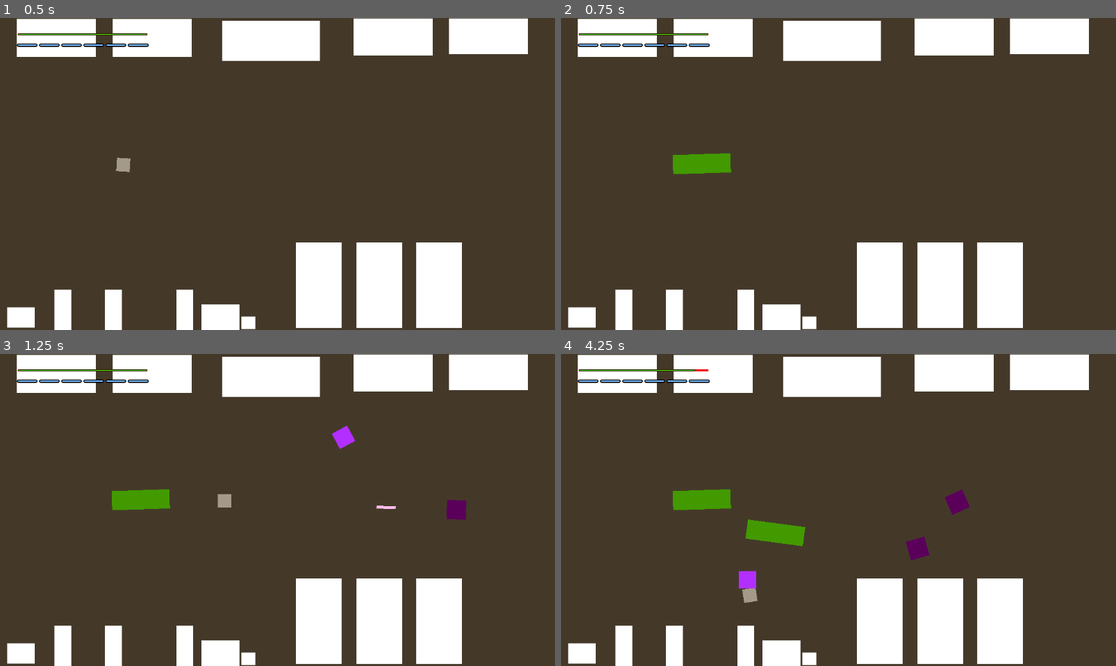
Above: before the commit, frames 1-4 (two rows, left to right).
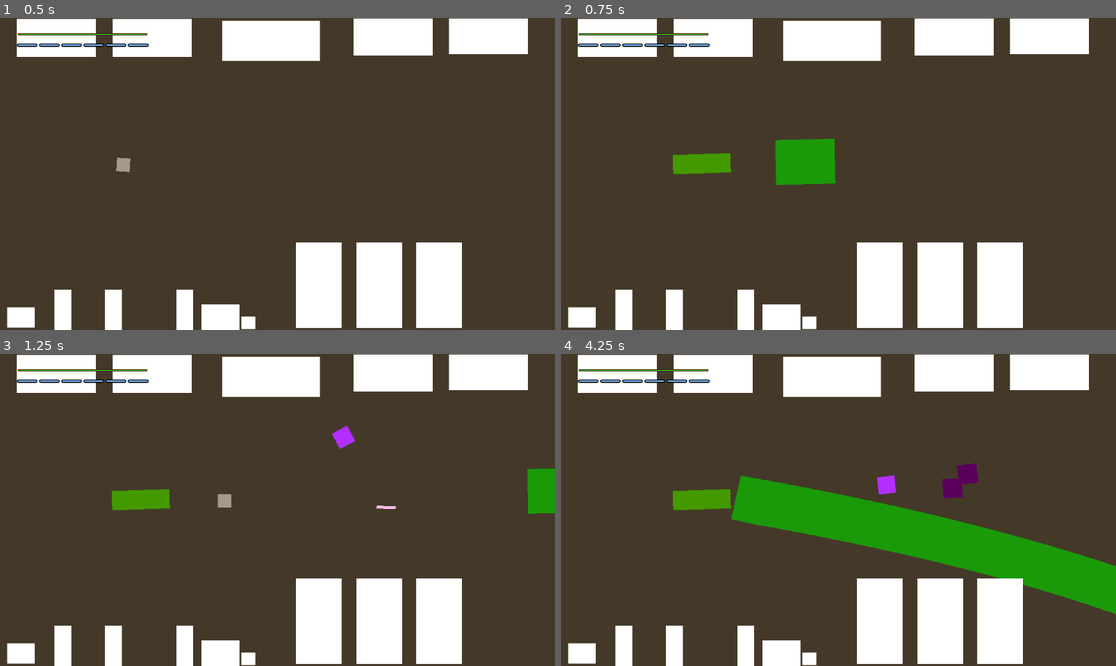
Above: after the commit, the same moments.

Repository: bwang-sketch/12-DT
Game: Godot game, scene res://scenes/node_2d.tscn
The game is run twice, just before and just after one commit, with the same random seed, the same clock (stepped at 60 frames per second) and the same inputs.
Inputs (mouse positions are in pixels of both pictures, inside the frame that each line leads up to):
- Up to frame 1 (0.5 s): no input
- Up to frame 2 (0.75 s): tap Enter (ui_accept) at 0.5 s; move the mouse to (960, 158) at 0.52 s; hold Right (ui_right) from 0.53 s (still down); hold Enter (ui_accept) from 0.53 s (still down)
- Up to frame 3 (1.25 s): keep holding Right (ui_right); keep holding Enter (ui_accept)
- Up to frame 4 (4.25 s): move the mouse to (727, 525) at 1.27 s; release Right (ui_right) at 1.28 s; release Enter (ui_accept) at 1.28 s; hold Down (ui_down) 1.28-2.03 s; tap Enter (ui_accept) at 1.35, 1.52, 1.82, 2.85, 3.02, 3.32 s; move the mouse to (894, 441) at 2.02 s; hold Right (ui_right) 2.03-2.78 s; hold Enter (ui_accept) 2.03-2.78 s; move the mouse to (810, 572) at 2.77 s; hold Up (ui_up) 2.78-3.53 s; move the mouse to (1005, 556) at 3.52 s; hold Left (ui_left) from 3.53 s (still down); hold Enter (ui_accept) from 3.53 s (still down)

Frame 1 is identical in both runs. In frame 2, 1.6% of the frame differs, in the area x 38-50%, y 38-54%; in frame 3, 0.9%; in frame 4, 12%, in the area x 24-100%, y 4-84%.
Error before the commit: Invalid assignment of property or key 'max_value' with value of type 'int' on a base object of type 'Nil'. (res://scripts/player.gd:20)

Commit message:
projectile slash (developmet)

Diff:
--- a/12dt-game/project.godot
+++ b/12dt-game/project.godot
@@ -17,6 +17,14 @@
 
 [input]
 
+ui_accept={
+"deadzone": 0.5,
+"events": [Object(InputEventKey,"resource_local_to_scene":false,"resource_name":"","device":0,"window_id":0,"alt_pressed":false,"shift_pressed":false,"ctrl_pressed":false,"meta_pressed":false,"pressed":false,"keycode":4194309,"physical_keycode":0,"key_label":0,"unicode":0,"location":0,"echo":false,"script":null)
+, Object(InputEventKey,"resource_local_to_scene":false,"resource_name":"","device":0,"window_id":0,"alt_pressed":false,"shift_pressed":false,"ctrl_pressed":false,"meta_pressed":false,"pressed":false,"keycode":4194310,"physical_keycode":0,"key_label":0,"unicode":0,"location":0,"echo":false,"script":null)
+, Object(InputEventKey,"resource_local_to_scene":false,"resource_name":"","device":0,"window_id":0,"alt_pressed":false,"shift_pressed":false,"ctrl_pressed":false,"meta_pressed":false,"pressed":false,"keycode":32,"physical_keycode":0,"key_label":0,"unicode":32,"location":0,"echo":false,"script":null)
+, Object(InputEventKey,"resource_local_to_scene":false,"resource_name":"","device":-1,"window_id":0,"alt_pressed":false,"shift_pressed":false,"ctrl_pressed":false,"meta_pressed":false,"pressed":false,"keycode":0,"physical_keycode":82,"key_label":0,"unicode":114,"location":0,"echo":false,"script":null)
+]
+}
 ui_left={
 "deadzone": 0.5,
 "events": [Object(InputEventKey,"resource_local_to_scene":false,"resource_name":"","device":0,"window_id":0,"alt_presse …(194 unchanged characters)…
--- a/12dt-game/scenes/player.tscn
+++ b/12dt-game/scenes/player.tscn
@@ -2,14 +2,17 @@
 
 [ext_resource type="Script" uid="uid://bgtvgj3cgu5gg" path="res://scripts/player.gd" id="1_4flbx"]
 [ext_resource type="PackedScene" uid="uid://bol5vei628r17" path="res://scenes/melee_atk.tscn" id="2_g2els"]
+[ext_resource type="PackedScene" uid="uid://1sfla51u5haj" path="res://scenes/projectile_slash.tscn" id="3_qhqgy"]
 
 [sub_resource type="CircleShape2D" id="CircleShape2D_sh265"]
 radius = 14.035668
 
-[node name="CharacterBody2D" type="CharacterBody2D" unique_id=1052891024 node_paths=PackedStringArray("melee_atk_spawn", "pivot", "timer") groups=["player"]]
+[node name="CharacterBody2D" type="CharacterBody2D" unique_id=1052891024 node_paths=PackedStringArray("melee_atk_spawn", "projectile_slash_spawn", "pivot", "timer") groups=["player"]]
 script = ExtResource("1_4flbx")
 melee_atk_scene = ExtResource("2_g2els")
 melee_atk_spawn = NodePath("Node2D/Marker2D")
+projectile_slash_scene = ExtResource("3_qhqgy")
+projectile_slash_spawn = NodePath("Node2D/Marker2D")
 pivot = NodePath("Node2D")
 timer = NodePath("Timer")
 
--- /dev/null
+++ b/12dt-game/scenes/projectile_slash.tscn
@@ -0,0 +1,21 @@
+[gd_scene format=3 uid="uid://1sfla51u5haj"]
+
+[ext_resource type="Script" uid="uid://v3kdeuhiprt7" path="res://scripts/projectile_slash.gd" id="1_qqpdh"]
+
+[sub_resource type="CircleShape2D" id="CircleShape2D_s5q30"]
+radius = 51.009804
+
+[node name="Area2D" type="Area2D" unique_id=848542174]
+script = ExtResource("1_qqpdh")
+
+[node name="CollisionShape2D" type="CollisionShape2D" parent="." unique_id=624507681]
+shape = SubResource("CircleShape2D_s5q30")
+
+[node name="ColorRect" type="ColorRect" parent="." unique_id=1230676073]
+offset_left = -32.0
+offset_top = -47.0
+offset_right = 31.0
+offset_bottom = 46.0
+color = Color(0, 1, 0.06666667, 1)
+
+[connection signal="body_entered" from="." to="." method="_on_body_entered"]
--- a/12dt-game/scripts/player.gd
+++ b/12dt-game/scripts/player.gd
@@ -2,6 +2,7 @@
 
 var speed: float = 300.0
 var can_attack: bool = true
+var can_slash: bool = true
 var health: int = 10
 var energy: int = 10
 
@@ -9,6 +10,8 @@
 @export var energy_ui: ProgressBar
 @export var melee_atk_scene: PackedScene
 @export var melee_atk_spawn: Marker2D
+@export var projectile_slash_scene: PackedScene
+@export var projectile_slash_spawn: Marker2D
 @export var pivot: Node2D
 @export var timer: Timer
 
@@ -17,8 +20,6 @@
 	health_ui.max_value = health
 	health_ui.value = health
 
-	energy_ui.max_value = energy
-	energy_ui.value = energy
 
 # Called every frame. 'delta' is the elapsed time since the previous frame.
 func _process(delta: float) -> void:
@@ -33,7 +34,14 @@
 	if Input.is_action_pressed("ui_accept") and can_attack:
 		_attack()
 
+	if Input.is_action_pressed("ui_accept") and can_slash:
+		_slash()
+
 	move_and_slide()
+
+	if Input.is_action_pressed("shift"):
+		energy >= 10
+		energy = 9
 
 func _attack() -> void:
 	var melee_atk = melee_atk_scene.instantiate()
@@ -43,6 +51,16 @@
 	can_attack = false
 	timer.start()
 
+func _slash() -> void:
+	var projectile_slash = projectile_slash_scene.instantiate()
+	projectile_slash.rotation = pivot.rotation
+	projectile_slash.global_position = projectile_slash_spawn.global_position
+	add_sibling(projectile_slash)
+	can_attack = false
+	timer.start()
+
+func _projectile_slash_cooldown() -> void:
+	can_slash = true
 
 func _melee_atk_cooldown() -> void:
 	can_attack = true
@@ -53,8 +71,3 @@
 		health_ui.value = health
 	else:
 		get_tree().call_deferred("reload_current_scene")
-
-func use_energy() -> void:
-	if energy > 0:
-		energy -= 1
-		energy_ui.value = energy
--- /dev/null
+++ b/12dt-game/scripts/projectile_slash.gd
@@ -0,0 +1,19 @@
+extends Area2D
+
+var speed: float = 1300.0
+
+# Called when the node enters the scene tree for the first time.
+func _ready() -> void:
+	pass # Replace with function body.
+
+func _process(delta: float) -> void:
+	move_local_x(speed * delta)
+
+func _on_body_entered(body: Node2D) -> void:
+	if body.is_in_group("enemies"):
+		body.take_damage()
+		queue_free()
+
+	if body.is_in_group("projectile_enemies"):
+		body.take_damage()
+		queue_free()
Not shown, added: 12dt-game/scripts/projectile_slash.gd.uid
